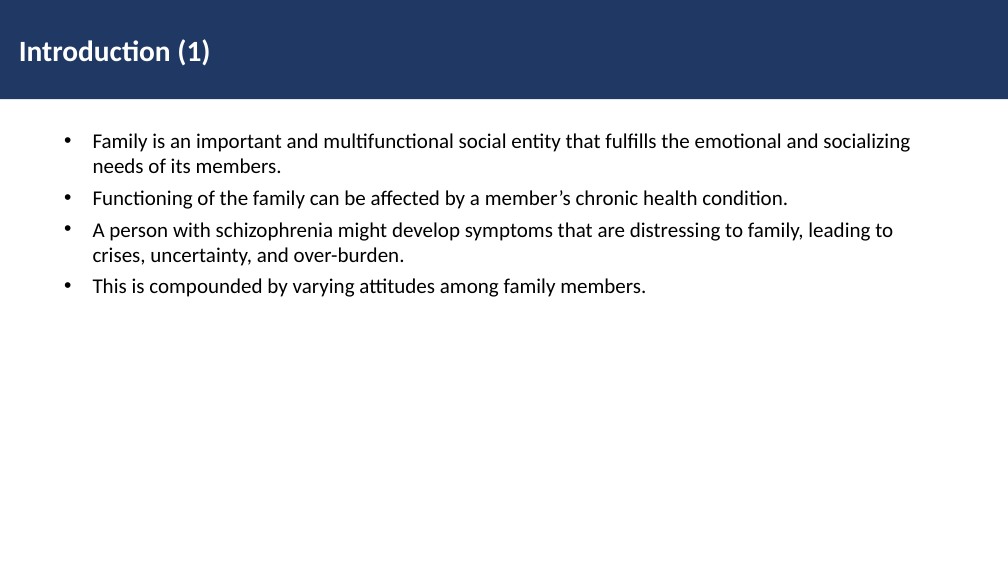
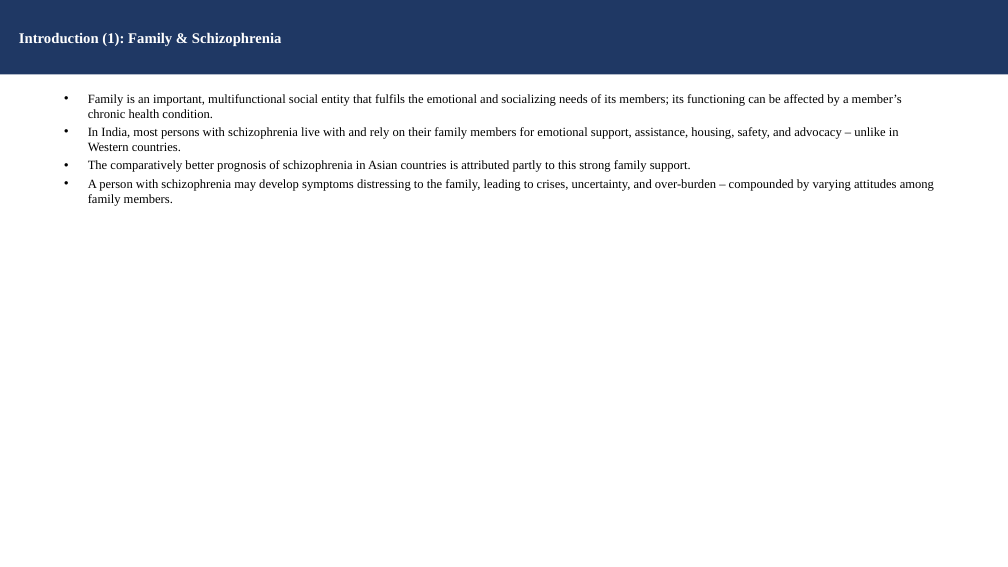
Before and after one commit to tejasdangodra786-byte/Dango-kiro, a slide deck: slide 3 of Family_Intervention_EE_Schizophrenia_JournalClub.pptx (slide 4 before the commit). Drawn at 1008x567 pixels with LibreOffice and Linux fonts; fonts in the diff are those of the drawing. Boxes give left, top, right and bottom in pixels: in the first picture for what was removed or moved away, otherwise in the second. Text is boxed around its words. In the diff, an @@ line names an element or a change of style, - is before the commit and + after.

```diff
--- a/Family_Intervention_EE_Schizophrenia_JournalClub.pptx
+++ b/Family_Intervention_EE_Schizophrenia_JournalClub.pptx
@@ rectangle "Introduction (1): Family & Schizophrenia": place and size @@
-rectangle "Introduction (1): Family & Schizophrenia" at <box>0,0,1008,99</box>
+rectangle "Introduction (1): Family & Schizophrenia" at <box>0,0,1008,74</box>
@@ text in rectangle at <box>19,32,282,46</box>: text changed; size 28 to 14 pt; font Calibri to Times New Roman @@
-Introduction (1)
+Introduction (1): Family & Schizophrenia
@@ text at <box>88,94,934,206</box>: text changed; size 20 to 12 pt; font Calibri to Times New Roman @@
-• Family is an important and multifunctional social entity that fulfills the emotional and socializing needs of its members.
-• Functioning of the family can be affected by a member’s chronic health condition.
-• A person with schizophrenia might develop symptoms that are distressing to family, leading to crises, uncertainty, and over-burden.
-• This is compounded by varying attitudes among family members.
+• Family is an important, multifunctional social entity that fulfils the emotional and socializing needs of its members; its functioning can be affected by a member’s chronic health condition.
+• In India, most persons with schizophrenia live with and rely on their family members for emotional support, assistance, housing, safety, and advocacy – unlike in Western countries.
+• The comparatively better prognosis of schizophrenia in Asian countries is attributed partly to this strong family support.
+• A person with schizophrenia may develop symptoms distressing to the family, leading to crises, uncertainty, and over-burden – compounded by varying attitudes among family members.
```
Also in this commit, not shown: 14 other slides changed, 13 slides added, 10 slides removed.
